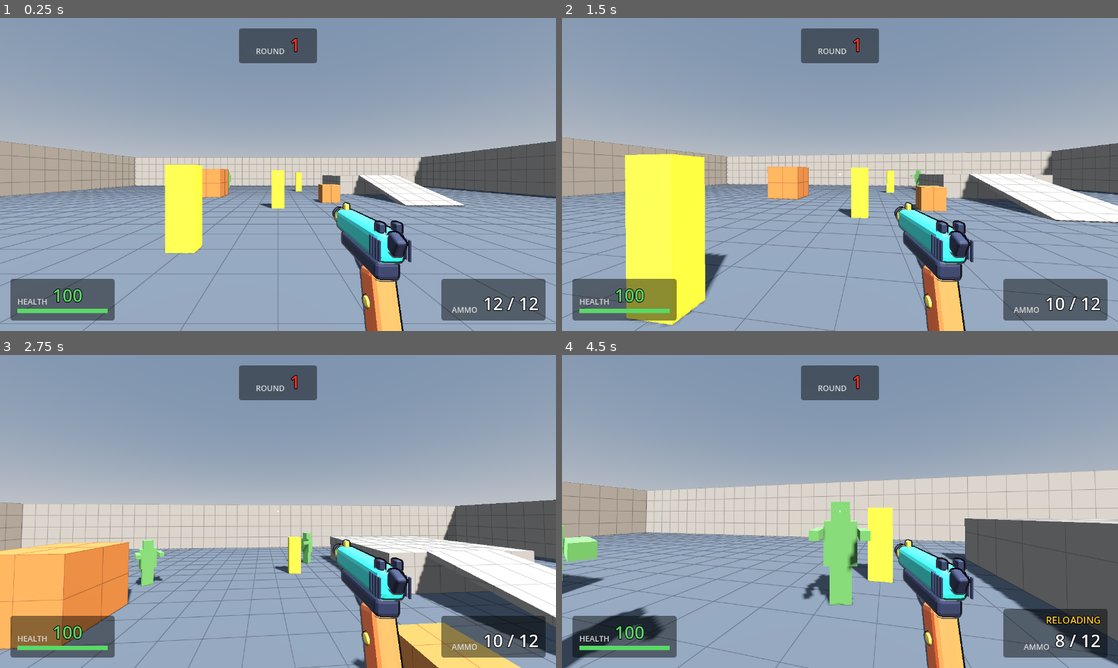
Above: before the commit, frames 1-4 (two rows, left to right).
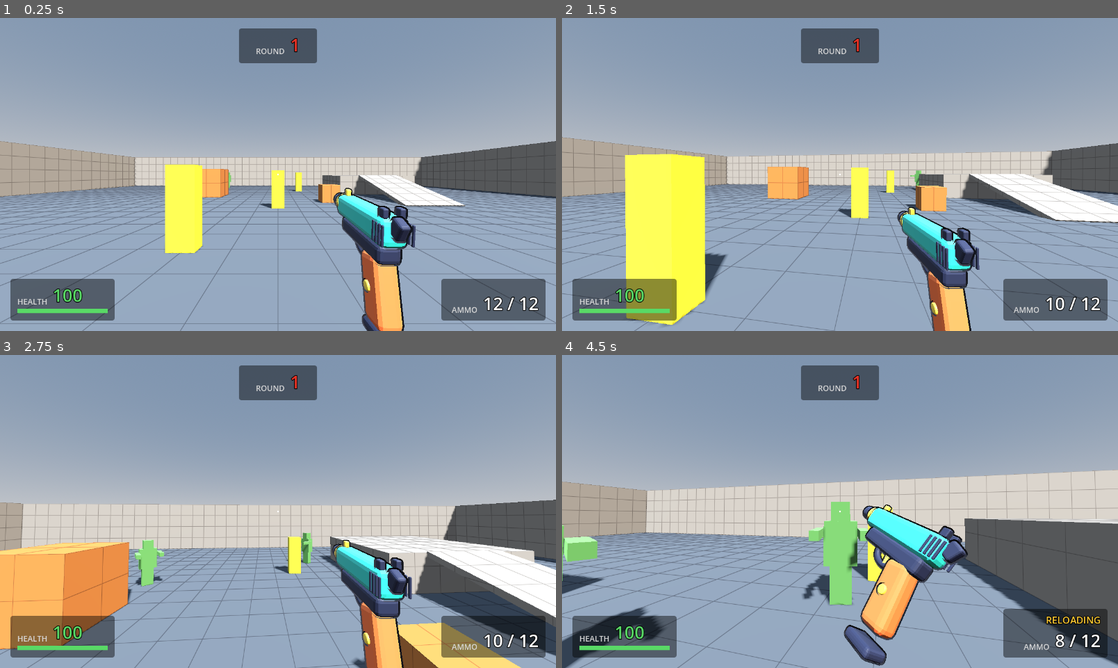
Above: after the commit, the same moments.

Repository: juanakajuan/zombie-survival-fps
Game: Godot game, scene res://levels/test_range.tscn
Two runs of this game, one before a commit and one after it. Both use one fixed random seed, a clock stepped at 60 frames per second and the inputs below.
Inputs (mouse positions are in pixels of both pictures, inside the frame that each line leads up to):
- Up to frame 1 (0.25 s): no input
- Up to frame 2 (1.5 s): tap Enter (restart) at 0.5 s; move the mouse to (867, 174) at 0.52 s; hold Ctrl (crouch) 0.53-1.28 s; hold W (move_forward) from 0.53 s (still down); tap Space (jump) at 0.77, 1.07 s; click (867, 174) at 0.8 s; move the mouse to (812, 174) at 1.27 s; click (812, 174) at 1.35 s
- Up to frame 3 (2.75 s): keep holding W (move_forward); tap Space (jump) at 1.52, 1.82, 2.3 s; tap Shift (sprint) at 1.55 s; move the mouse to (289, 505) at 2.02 s; hold Shift (sprint) from 2.03 s (still down)
- Up to frame 4 (4.5 s): keep holding W (move_forward); move the mouse to (834, 517) at 2.77 s; release Shift (sprint) at 2.78 s; tap Space (jump) at 2.85, 3.02, 3.32, 3.77, 4.07 s; click (834, 517) at 2.92 s; tap Ctrl (crouch) at 3.05 s; move the mouse to (878, 514) at 3.52 s; hold Ctrl (crouch) 3.53-4.28 s; click (878, 514) at 3.8 s; tap R (reload) at 4.15 s; move the mouse to (795, 508) at 4.27 s; click (795, 508) at 4.35 s

The runs differ from the first frame. In frame 1, 3.2% of the frame differs, in the area x 59-75%, y 54-100%; in frame 2, 2.4%; in frame 3, 0.2%; in frame 4, 7.1%, in the area x 50-74%, y 47-100%.

Commit message:
feat: animate the pistol for firing, reloading, and movement

Diff:
--- /dev/null
+++ b/tests/weapons/test_view_model.gd
@@ -0,0 +1,105 @@
+extends TestCase
+
+const PLAYER_SCENE: PackedScene = preload("res://player/player.tscn")
+const MODEL_PATH := "Head/Camera3D/Weapon/PistolView/Motion/Model"
+const SETTLE_FRAMES := 60
+
+
+func test_gun_rises_into_view_after_spawn() -> void:
+	var player := await _spawn_player(1)
+	var start := _pose(player).origin
+	await physics_frames(SETTLE_FRAMES)
+	assert_true(_pose(player).origin.y > start.y + 0.05, "the gun moves up into view")
+
+
+func test_shot_kicks_the_gun_back_and_it_returns() -> void:
+	var player := await _spawn_player(SETTLE_FRAMES)
+	var rest := _pose(player)
+	Input.action_press("fire")
+	await physics_frames(2)
+	var kicked := _pose(player)
+	assert_true(kicked.origin.z > rest.origin.z + 0.01, "the gun moves back toward the camera")
+	assert_true(_muzzle_pitch(kicked) > _muzzle_pitch(rest) + 0.05, "the muzzle points up")
+	Input.action_release("fire")
+	await physics_frames(SETTLE_FRAMES)
+	assert_true(_pose(player).origin.distance_to(rest.origin) < 0.005, "the gun is back at rest")
+
+
+func test_reload_takes_the_magazine_out_and_puts_it_back() -> void:
+	var player := await _spawn_player(SETTLE_FRAMES)
+	var weapon := player.get_node("Head/Camera3D/Weapon") as Weapon
+	var magazine := player.get_node(MODEL_PATH + "/Magazine") as Node3D
+	var rest := _pose(player)
+	weapon.try_fire()
+	await physics_frames(SETTLE_FRAMES)
+	var magazine_rest := magazine.position
+	weapon.start_reload()
+	var magazine_left := false
+	var frames := ceili(weapon.data.reload_time * Engine.physics_ticks_per_second) + 10
+	for i in frames:
+		await physics_frames(1)
+		if not magazine.is_visible_in_tree() or magazine.position.distance_to(magazine_rest) > 0.05:
+			magazine_left = true
+	assert_true(magazine_left, "the magazine leaves the gun during the reload")
+	assert_true(not weapon.is_reloading(), "the reload is over")
+	assert_true(magazine.is_visible_in_tree(), "the magazine is back")
+	assert_true(magazine.position.distance_to(magazine_rest) < 0.001, "the magazine is in place")
+	assert_true(_pose(player).origin.distance_to(rest.origin) < 0.005, "the gun is back at rest")
+
+
+func test_sprinting_points_the_gun_away_from_the_crosshair() -> void:
+	var player := await _spawn_player(SETTLE_FRAMES)
+	var rest := _pose(player)
+	Input.action_press("move_forward")
+	Input.action_press("sprint")
+	await physics_frames(SETTLE_FRAMES)
+	assert_true(player.is_sprinting(), "the player sprints")
+	var forward := -_pose(player).basis.z
+	assert_true(forward.angle_to(-rest.basis.z) > deg_to_rad(15.0), "the gun turns away from the crosshair")
+
+
+func test_walking_bobs_the_gun() -> void:
+	var player := await _spawn_player(SETTLE_FRAMES)
+	Input.action_press("move_forward")
+	var lowest := INF
+	var highest := -INF
+	for i in SETTLE_FRAMES:
+		await physics_frames(1)
+		var y := _pose(player).origin.y
+		lowest = minf(lowest, y)
+		highest = maxf(highest, y)
+	assert_true(highest - lowest > 0.005, "the gun moves up and down while walking")
+
+
+func test_gun_goes_down_when_the_player_dies() -> void:
+	var player := await _spawn_player(SETTLE_FRAMES)
+	var rest := _pose(player)
+	Health.find_on(player).damage(10000.0)
+	await physics_frames(SETTLE_FRAMES)
+	assert_true(_pose(player).origin.y < rest.origin.y - 0.1, "the gun drops out of view")
+
+
+## The model's transform as the camera sees it.
+func _pose(player: Player) -> Transform3D:
+	var camera := player.get_node("Head/Camera3D") as Camera3D
+	var model := player.get_node(MODEL_PATH) as Node3D
+	return camera.global_transform.affine_inverse() * model.global_transform
+
+
+func _muzzle_pitch(pose: Transform3D) -> float:
+	return asin(clampf(-pose.basis.z.y, -1.0, 1.0))
+
+
+func _spawn_player(frames: int) -> Player:
+	var floor_body := StaticBody3D.new()
+	var floor_shape := CollisionShape3D.new()
+	var box := BoxShape3D.new()
+	box.size = Vector3(200.0, 1.0, 200.0)
+	floor_shape.shape = box
+	floor_shape.position = Vector3(0.0, -0.5, 0.0)
+	floor_body.add_child(floor_shape)
+	add_child(floor_body)
+	var player := PLAYER_SCENE.instantiate() as Player
+	add_child(player)
+	await physics_frames(frames)
+	return player
--- a/weapons/pistol_view.tscn
+++ b/weapons/pistol_view.tscn
@@ -1,8 +1,16 @@
 [gd_scene format=3]
 
-[ext_resource type="PackedScene" path="res://weapons/pistol.glb" id="1_model"]
+[ext_resource type="Script" path="res://weapons/view_model.gd" id="1_view"]
+[ext_resource type="PackedScene" path="res://weapons/pistol.glb" id="2_model"]
 
-[node name="PistolView" type="Node3D"]
+[node name="PistolView" type="Node3D" node_paths=PackedStringArray("motion", "model", "slide", "magazine")]
+script = ExtResource("1_view")
+motion = NodePath("Motion")
+model = NodePath("Motion/Model")
+slide = NodePath("Motion/Model/Slide")
+magazine = NodePath("Motion/Model/Magazine")
 
-[node name="Model" parent="." instance=ExtResource("1_model")]
+[node name="Motion" type="Node3D" parent="."]
 transform = Transform3D(1, 0, 0, 0, 1, 0, 0, 0, 1, 0.16, -0.19, -0.3)
+
+[node name="Model" parent="Motion" instance=ExtResource("2_model")]
--- /dev/null
+++ b/weapons/view_model.gd
@@ -0,0 +1,226 @@
+class_name ViewModel
+extends Node3D
+## First-person weapon model. Make it the root of a `view_model` scene, with this layout:
+## ViewModel > Motion > Model. Motion holds the hand position and follows the player's movement
+## (bob, sprint, crouch, jump, landing, look sway). Model plays the one-shot motions
+## (raise, recoil, reload, lower on death) relative to Motion.
+
+@export var motion: Node3D
+@export var model: Node3D
+@export var slide: Node3D
+@export var magazine: Node3D
+
+@export_group("Raise")
+@export_range(0.0, 2.0, 0.01, "suffix:s") var raise_time: float = 0.45
+@export_range(0.0, 0.5, 0.005, "suffix:m") var lower_distance: float = 0.25
+
+@export_group("Recoil")
+@export_range(0.0, 0.2, 0.005, "suffix:m") var kick_distance: float = 0.05
+@export_range(0.0, 45.0, 0.5, "suffix:°") var kick_angle: float = 12.0
+@export_range(0.0, 0.1, 0.005, "suffix:m") var slide_travel: float = 0.035
+@export_range(0.01, 1.0, 0.01, "suffix:s") var recoil_time: float = 0.14
+
+@export_group("Reload")
+## Where the gun moves during a reload, so that the player can see the magazine change.
+@export var reload_offset: Vector3 = Vector3(-0.06, 0.08, 0.0)
+@export_range(-90.0, 90.0, 1.0, "suffix:°") var reload_tilt: float = 15.0
+@export_range(-90.0, 90.0, 1.0, "suffix:°") var reload_roll: float = 35.0
+@export_range(-90.0, 90.0, 1.0, "suffix:°") var reload_yaw: float = 20.0
+@export_range(0.0, 0.5, 0.005, "suffix:m") var magazine_drop: float = 0.15
+
+@export_group("Bob")
+## Bob cycles for each metre the player moves on the floor.
+@export_range(0.0, 2.0, 0.01) var bob_cycles_per_metre: float = 0.32
+@export_range(0.0, 0.05, 0.001, "suffix:m") var bob_amount: float = 0.012
+## Speed at which the bob is at full bob_amount. It grows past that while sprinting.
+@export_range(0.1, 20.0, 0.1, "suffix:m/s") var bob_reference_speed: float = 4.5
+@export_range(0.0, 0.02, 0.0005, "suffix:m") var idle_sway_amount: float = 0.003
+
+@export_group("Poses")
+@export_range(0.0, 90.0, 1.0, "suffix:°") var sprint_pitch: float = 22.0
+@export_range(0.0, 90.0, 1.0, "suffix:°") var sprint_yaw: float = 30.0
+@export var sprint_offset: Vector3 = Vector3(-0.04, -0.04, 0.03)
+@export var crouch_offset: Vector3 = Vector3(-0.02, 0.01, 0.0)
+@export_range(0.0, 45.0, 1.0, "suffix:°") var crouch_roll: float = 8.0
+## Each second, the pose closes this much of the gap to its target. Higher is snappier.
+@export_range(0.1, 40.0, 0.1) var pose_sharpness: float = 10.0
+
+@export_group("Air")
+## How far the gun lags per m/s of vertical speed in the air.
+@export_range(0.0, 0.02, 0.0005, "suffix:m") var air_lag_per_speed: float = 0.003
+@export_range(0.0, 0.1, 0.001, "suffix:m") var max_air_lag: float = 0.04
+## How far the gun dips per m/s of fall speed when the player lands.
+@export_range(0.0, 0.02, 0.0005, "suffix:m") var land_dip_per_speed: float = 0.004
+@export_range(0.0, 0.1, 0.001, "suffix:m") var max_land_dip: float = 0.05
+
+@export_group("Look sway")
+## How far the gun turns behind the view, per radian the view turns in one frame.
+@export_range(0.0, 2.0, 0.01) var look_sway: float = 0.6
+@export_range(0.0, 20.0, 0.5, "suffix:°") var max_look_sway: float = 6.0
+
+var _motion_rest: Transform3D
+var _model_rest: Transform3D
+var _slide_rest: Vector3
+var _magazine_rest: Vector3
+var _tween: Tween
+var _player: Player
+var _lowered := false
+
+var _bob_phase := 0.0
+var _time := 0.0
+var _sprint := 0.0
+var _crouch := 0.0
+var _air_lag := 0.0
+var _land_dip := 0.0
+var _was_on_floor := true
+var _last_fall_speed := 0.0
+var _look_sway := Vector2.ZERO
+var _last_view := Vector2.ZERO
+
+
+func _ready() -> void:
+	_motion_rest = motion.transform
+	_model_rest = model.transform
+	_slide_rest = slide.position
+	_magazine_rest = magazine.position
+	_player = _find_player()
+	_last_view = _view_angles()
+	if _player != null:
+		_player.died.connect(_on_player_died)
+	var weapon := get_parent() as Weapon
+	if weapon != null:
+		weapon.fired.connect(_on_fired)
+		weapon.reload_started.connect(_on_reload_started.bind(weapon))
+		weapon.reload_finished.connect(_settle)
+	_raise()
+
+
+func _process(delta: float) -> void:
+	_time += delta
+	var weight := 1.0 - exp(-pose_sharpness * delta)
+	var speed := 0.0
+	var on_floor := true
+	var vertical := 0.0
+	var sprinting := false
+	var crouching := false
+	if _player != null and not _player.is_dead():
+		speed = Vector2(_player.velocity.x, _player.velocity.z).length()
+		on_floor = _player.is_on_floor()
+		vertical = _player.velocity.y
+		sprinting = _player.is_sprinting()
+		crouching = _player.is_crouching()
+
+	if on_floor:
+		_bob_phase = fmod(_bob_phase + speed * delta * bob_cycles_per_metre * TAU, TAU)
+	if on_floor and not _was_on_floor:
+		_land_dip = minf(_last_fall_speed * land_dip_per_speed, max_land_dip)
+	_was_on_floor = on_floor
+	_last_fall_speed = maxf(-vertical, 0.0)
+	_land_dip = lerpf(_land_dip, 0.0, weight)
+	var air_target := 0.0 if on_floor else clampf(-vertical * air_lag_per_speed, -max_air_lag, max_air_lag)
+	_air_lag = lerpf(_air_lag, air_target, weight)
+	_sprint = lerpf(_sprint, 1.0 if sprinting else 0.0, weight)
+	_crouch = lerpf(_crouch, 1.0 if crouching else 0.0, weight)
+
+	var view := _view_angles()
+	var turn := Vector2(angle_difference(_last_view.x, view.x), angle_difference(_last_view.y, view.y))
+	_last_view = view
+	var max_sway := deg_to_rad(max_look_sway)
+	var sway_target := (-turn * look_sway).clamp(Vector2(-max_sway, -max_sway), Vector2(max_sway, max_sway))
+	_look_sway = _look_sway.lerp(sway_target, weight)
+
+	var bob_scale := 0.0 if not on_floor else speed / bob_reference_speed
+	var bob := Vector3(sin(_bob_phase), -absf(cos(_bob_phase)), 0.0) * bob_amount * bob_scale
+	var idle := Vector3(sin(_time * 1.1), sin(_time * 2.2) * 0.5, 0.0) * idle_sway_amount
+	var offset := bob + idle + sprint_offset * _sprint + crouch_offset * _crouch \
+		+ Vector3(0.0, _air_lag - _land_dip, 0.0)
+	motion.transform = _motion_rest.translated(offset) \
+		.rotated_local(Vector3.UP, deg_to_rad(sprint_yaw) * _sprint + _look_sway.x) \
+		.rotated_local(Vector3.RIGHT, -deg_to_rad(sprint_pitch) * _sprint + _look_sway.y) \
+		.rotated_local(Vector3.FORWARD, -deg_to_rad(crouch_roll) * _crouch)
+
+
+func _raise() -> void:
+	_restart_tween()
+	model.transform = _lowered_transform()
+	_tween.set_ease(Tween.EASE_OUT).set_trans(Tween.TRANS_BACK)
+	_tween.tween_property(model, "transform", _model_rest, raise_time)
+
+
+func _on_fired() -> void:
+	if _lowered:
+		return
+	_restart_tween()
+	model.transform = _model_rest.translated_local(Vector3(0.0, 0.0, kick_distance)) \
+		.rotated_local(Vector3.RIGHT, deg_to_rad(kick_angle))
+	slide.position = _slide_rest + Vector3(0.0, 0.0, slide_travel)
+	_tween.set_ease(Tween.EASE_OUT).set_trans(Tween.TRANS_BACK)
+	_tween.tween_property(model, "transform", _model_rest, recoil_time)
+	_tween.parallel().tween_property(slide, "position", _slide_rest, recoil_time * 0.6)
+
+
+func _on_reload_started(weapon: Weapon) -> void:
+	if _lowered:
+		return
+	_restart_tween()
+	var time := weapon.data.reload_time
+	var tilted := _model_rest.translated_local(reload_offset) \
+		.rotated_local(Vector3.UP, deg_to_rad(reload_yaw)) \
+		.rotated_local(Vector3.RIGHT, deg_to_rad(reload_tilt)) \
+		.rotated_local(Vector3.FORWARD, deg_to_rad(reload_roll))
+	var slide_back := _slide_rest + Vector3(0.0, 0.0, slide_travel)
+	_tween.set_ease(Tween.EASE_IN_OUT).set_trans(Tween.TRANS_CUBIC)
+	_tween.tween_property(model, "transform", tilted, time * 0.2)
+	_tween.tween_property(magazine, "position", _magazine_rest + Vector3(0.0, -magazine_drop, 0.0), time * 0.15) \
+		.set_ease(Tween.EASE_IN)
+	_tween.tween_callback(magazine.hide)
+	_tween.tween_interval(time * 0.1)
+	_tween.tween_callback(magazine.show)
+	_tween.tween_property(magazine, "position", _magazine_rest, time * 0.15).set_ease(Tween.EASE_OUT).set_trans(Tween.TRANS_BACK)
+	_tween.tween_property(model, "transform", _model_rest, time * 0.2)
+	_tween.tween_property(slide, "position", slide_back, time * 0.08)
+	_tween.tween_property(slide, "position", _slide_rest, time * 0.07).set_trans(Tween.TRANS_BACK)
+
+
+## Puts every part at rest, so a reload always ends with the gun ready even if its motion was cut short.
+func _settle() -> void:
+	if _lowered:
+		return
+	if _tween != null:
+		_tween.kill()
+	model.transform = _model_rest
+	slide.position = _slide_rest
+	magazine.position = _magazine_rest
+	magazine.show()
+
+
+func _on_player_died() -> void:
+	_lowered = true
+	_restart_tween()
+	_tween.set_ease(Tween.EASE_IN).set_trans(Tween.TRANS_CUBIC)
+	_tween.tween_property(model, "transform", _lowered_transform(), raise_time)
+
+
+func _lowered_transform() -> Transform3D:
+	return _model_rest.translated_local(Vector3(0.0, -lower_distance, 0.0)).rotated_local(Vector3.RIGHT, deg_to_rad(-40.0))
+
+
+func _restart_tween() -> void:
+	if _tween != null:
+		_tween.kill()
+	_tween = create_tween()
+
+
+## Yaw and pitch of this node's view, in radians.
+func _view_angles() -> Vector2:
+	var forward := -global_basis.z
+	return Vector2(atan2(-forward.x, -forward.z), asin(clampf(forward.y, -1.0, 1.0)))
+
+
+func _find_player() -> Player:
+	var ancestor := get_parent()
+	while ancestor != null:
+		if ancestor is Player:
+			return ancestor as Player
+		ancestor = ancestor.get_parent()
+	return null
Not shown, added: tests/weapons/test_view_model.gd.uid
Binary file changed: weapons/pistol.glb
Not shown, added: weapons/view_model.gd.uid
Not shown, changed: .gitignore
Not shown, changed: DESIGN.md
Not shown, changed: art_source/pistol.blend
